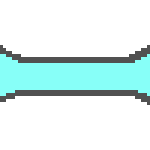
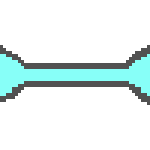
Before/after of a (150, 150) layered artwork. What changed in the layer stack:
added group "resistor2" with 3 layers above "resistor1" over [12, 54, 141, 99]
added layer "Layer 0" (1st of 2, in "resistor2") in group "resistor2" over [12, 54, 141, 99]
moved "Layer 0" (2nd of 2, in "resistor1") into group "resistor1" over [12, 54, 141, 99]
